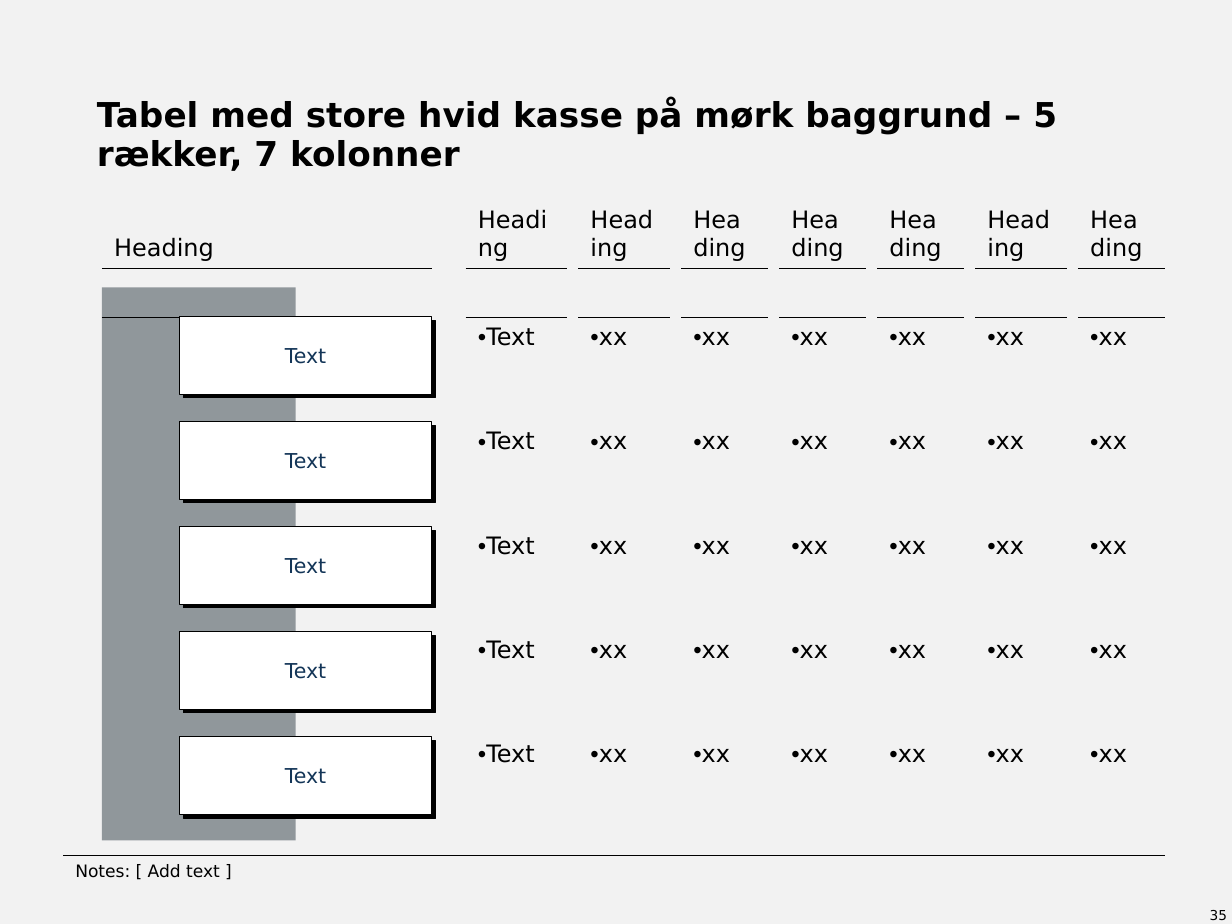
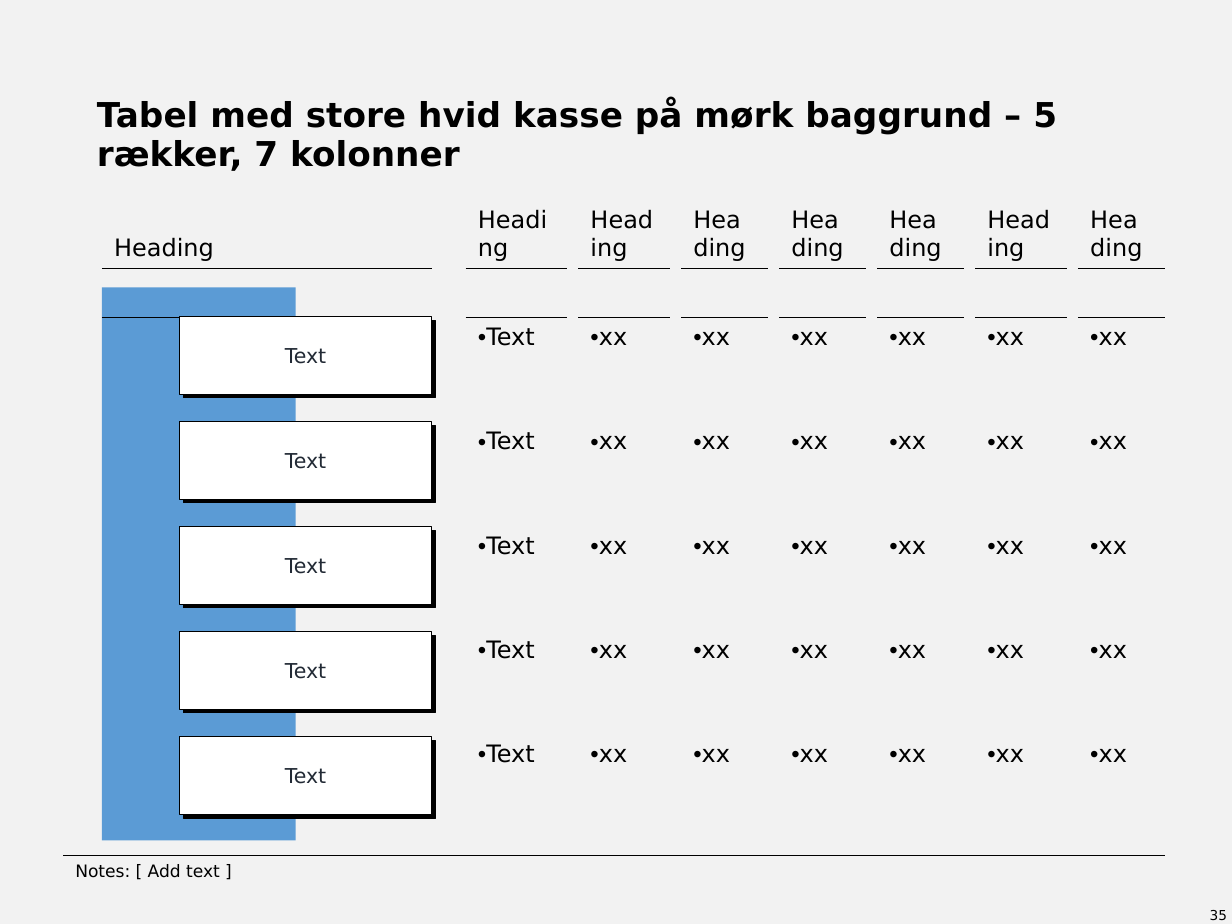
Before and after one commit to dannbleeker/SSF-Slide-Elements, a slide deck: slide 35 of template/library-4x3.pptx. Drawn at 1232x924 pixels with LibreOffice and Linux fonts; fonts in the diff are those of the drawing. Boxes give left, top, right and bottom in pixels: in the first picture for what was removed or moved away, otherwise in the second. Text is boxed around its words. In the diff, an @@ line names an element or a change of style, - is before the commit and + after.

```diff
--- a/template/library-4x3.pptx
+++ b/template/library-4x3.pptx
@@ rectangle at <box>102,287,296,840</box>: fill #90979B to #5B9BD5 @@
@@ text colour #133558 to #222A35 in 5 elements at <box>180,317,432,394</box>, <box>180,632,432,710</box>, <box>180,737,432,814</box>, <box>180,526,432,604</box>, <box>180,421,432,499</box> @@
```
Also in this commit, not shown: 25 other slides changed, 13 other files.
